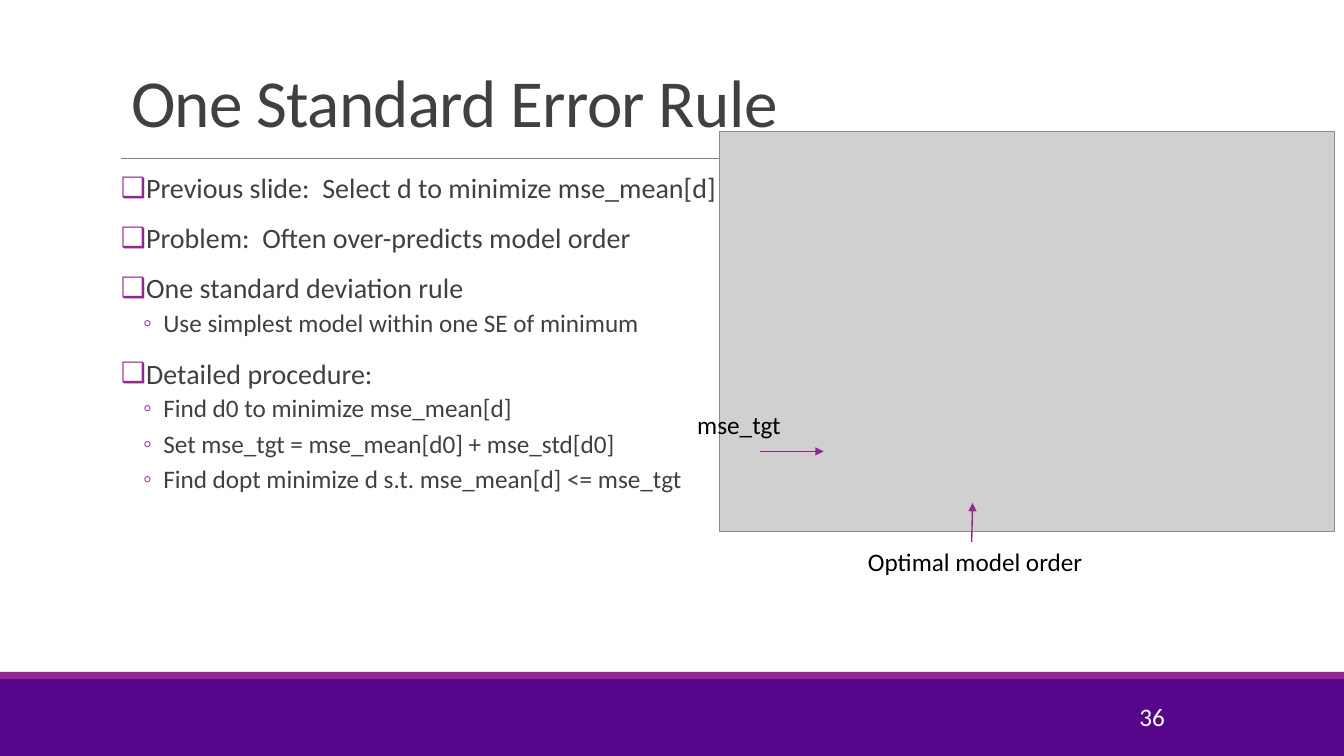
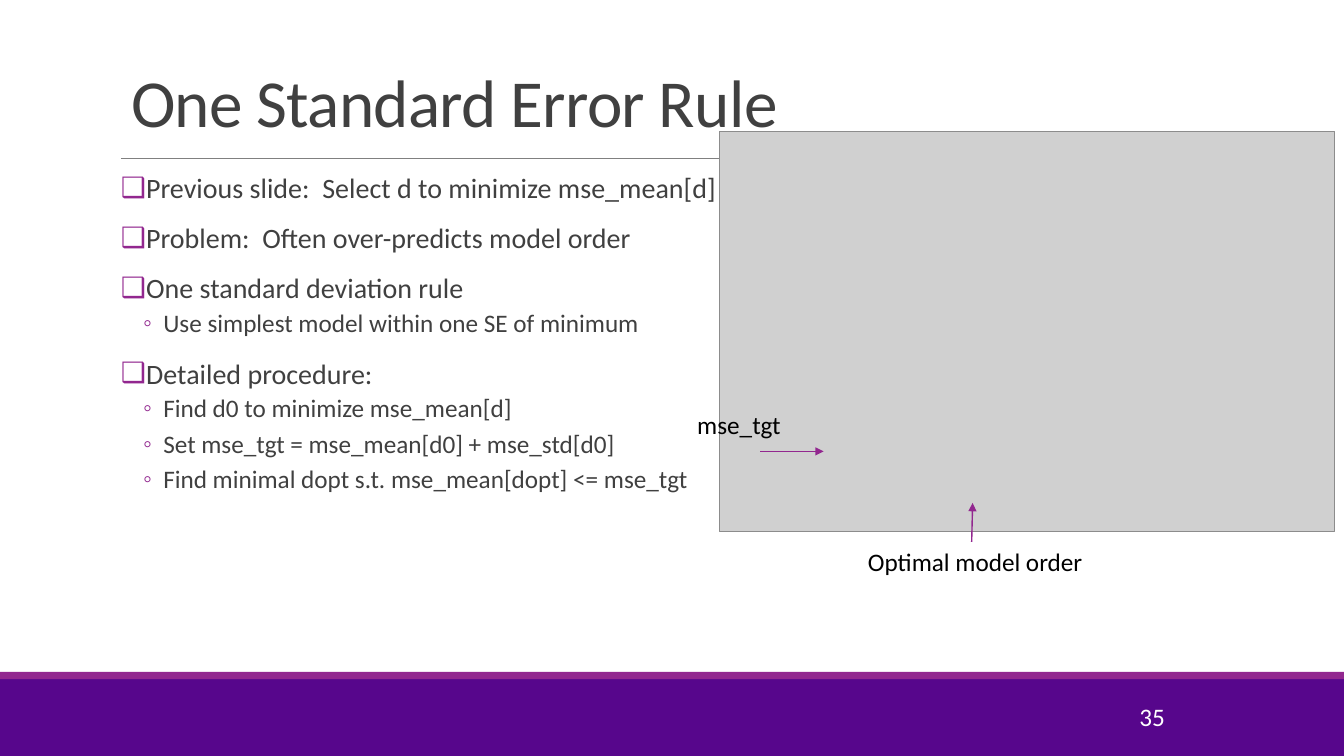
Before and after one commit to joshzzl/introml, a slide deck: slide 35 of lectures/Lect04_ModelSelection.pptx (slide 36 before the commit). Drawn at 1344x756 pixels with LibreOffice and Linux fonts; fonts in the diff are those of the drawing; grey boxes stand for pictures; background and template pictures are left out. Boxes give left, top, right and bottom in pixels: in the first picture for what was removed or moved away, otherwise in the second. Text is boxed around its words. In the diff, an @@ line names an element or a change of style, - is before the commit and + after.

```diff
--- a/lectures/Lect04_ModelSelection.pptx
+++ b/lectures/Lect04_ModelSelection.pptx
@@ text at (163, 470, 687, 493): text changed @@
-  ◦ Find dopt minimize d s.t. mse_mean[d] <= mse_tgt
+  ◦ Find minimal dopt s.t. mse_mean[dopt] <= mse_tgt
@@ page number at (1139, 709, 1165, 726): text changed @@
-36
+35
```
Also in this commit, not shown: 9 other slides changed, 6 slides added, 1 slide removed, 1 other file.
